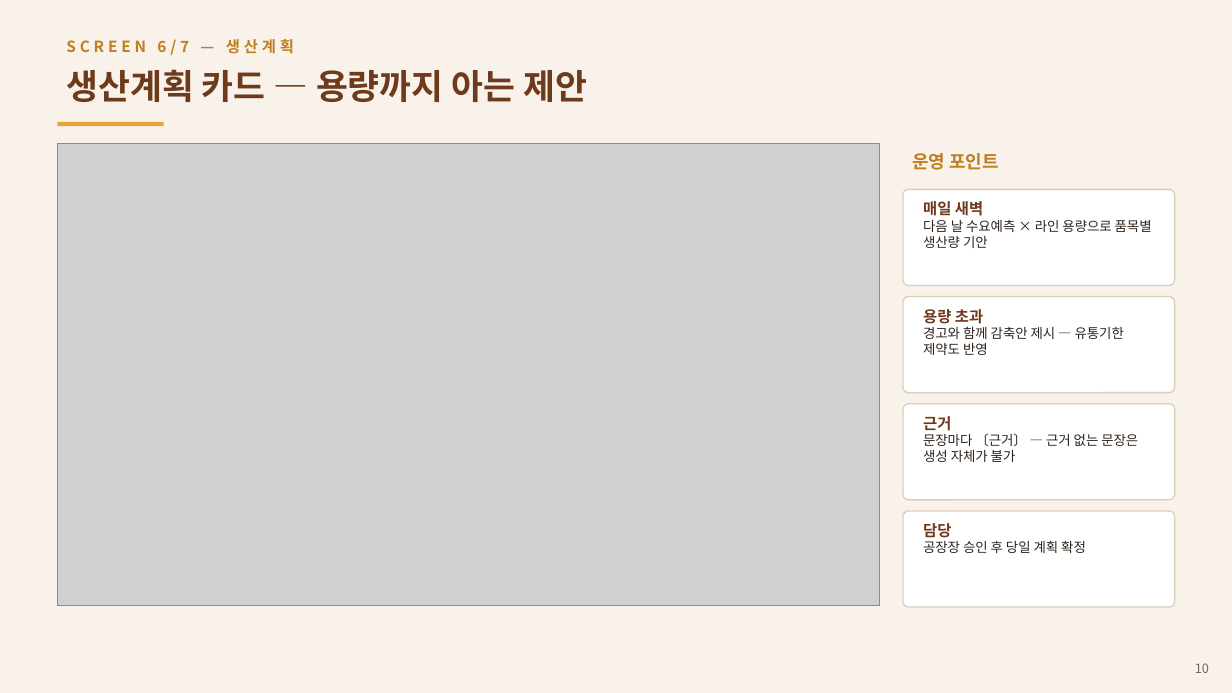
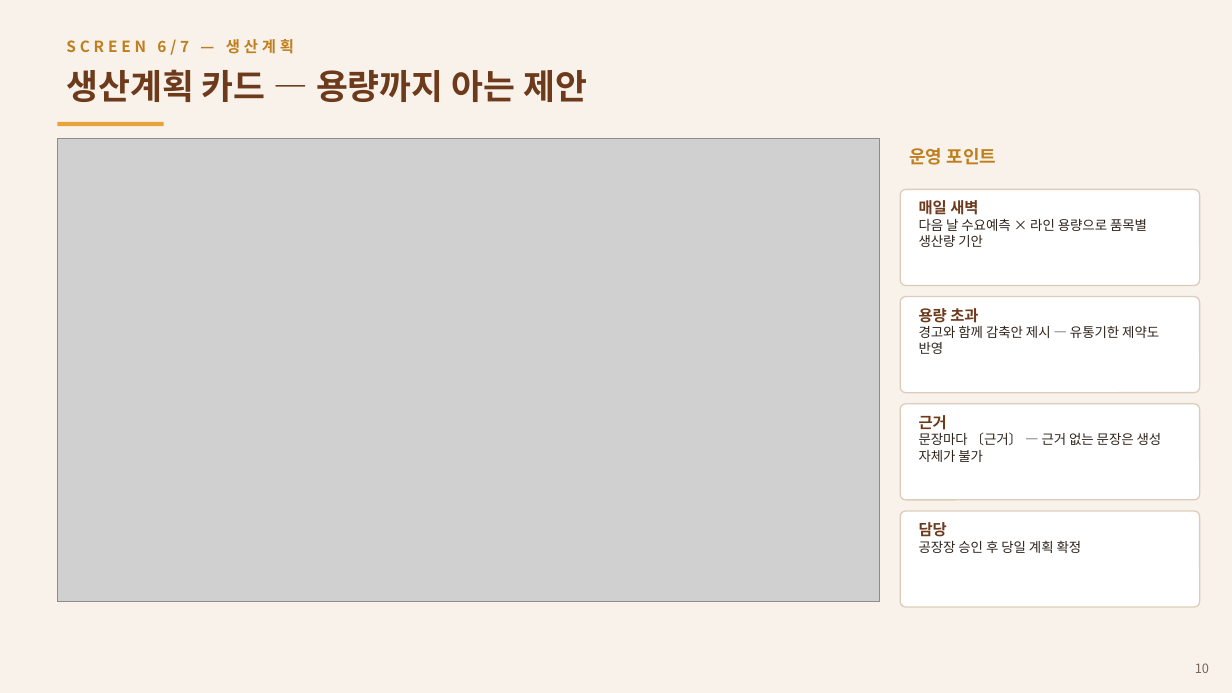
Before and after one commit to asclhg-web/thirdbrain-web, a slide deck: slide 10 of docs/presentations/BakeryT_Operations_Manual.pptx. Drawn at 1232x693 pixels with LibreOffice and Linux fonts; fonts in the diff are those of the drawing; grey boxes stand for pictures. Boxes give left, top, right and bottom in pixels: in the first picture for what was removed or moved away, otherwise in the second. Text is boxed around its words. In the diff, an @@ line names an element or a change of style, - is before the commit and + after.

```diff
--- a/docs/presentations/BakeryT_Operations_Manual.pptx
+++ b/docs/presentations/BakeryT_Operations_Manual.pptx
@@ picture: place and size @@
-picture at bbox=[57, 143, 880, 606]
+picture at bbox=[57, 139, 880, 602]
@@ text "운영 포인트": place and size @@
-text "운영 포인트" at bbox=[912, 153, 999, 170]
+text "운영 포인트" at bbox=[909, 148, 996, 165]
@@ rounded rectangle: place and size @@
-rounded rectangle at bbox=[903, 189, 1175, 286]
+rounded rectangle at bbox=[900, 189, 1200, 286]
@@ text "매일 새벽 다음 날 수요예측 ...": place and size @@
-text "매일 새벽 다음 날 수요예측 ..." at bbox=[923, 201, 1152, 248]
+text "매일 새벽 다음 날 수요예측 ..." at bbox=[919, 200, 1147, 247]
@@ rounded rectangle: place and size @@
-rounded rectangle at bbox=[903, 297, 1175, 393]
+rounded rectangle at bbox=[900, 297, 1200, 393]
@@ text "용량 초과 경고와 함께 감축안 ..." rewrapped from bbox=[923, 309, 1124, 355] to bbox=[919, 308, 1159, 354] @@
@@ rounded rectangle: place and size @@
-rounded rectangle at bbox=[903, 404, 1175, 500]
+rounded rectangle at bbox=[900, 404, 1200, 500]
@@ text "근거 문장마다 〔근거〕 — 근거 ..." rewrapped from bbox=[923, 416, 1138, 462] to bbox=[919, 415, 1162, 462] @@
@@ rounded rectangle: place and size @@
-rounded rectangle at bbox=[903, 511, 1175, 607]
+rounded rectangle at bbox=[900, 511, 1200, 607]
@@ text "담당 공장장 승인 후 당일 ...": place and size @@
-text "담당 공장장 승인 후 당일 ..." at bbox=[923, 523, 1086, 553]
+text "담당 공장장 승인 후 당일 ..." at bbox=[919, 522, 1082, 553]
```
Also in this commit, not shown: 6 other slides changed.
